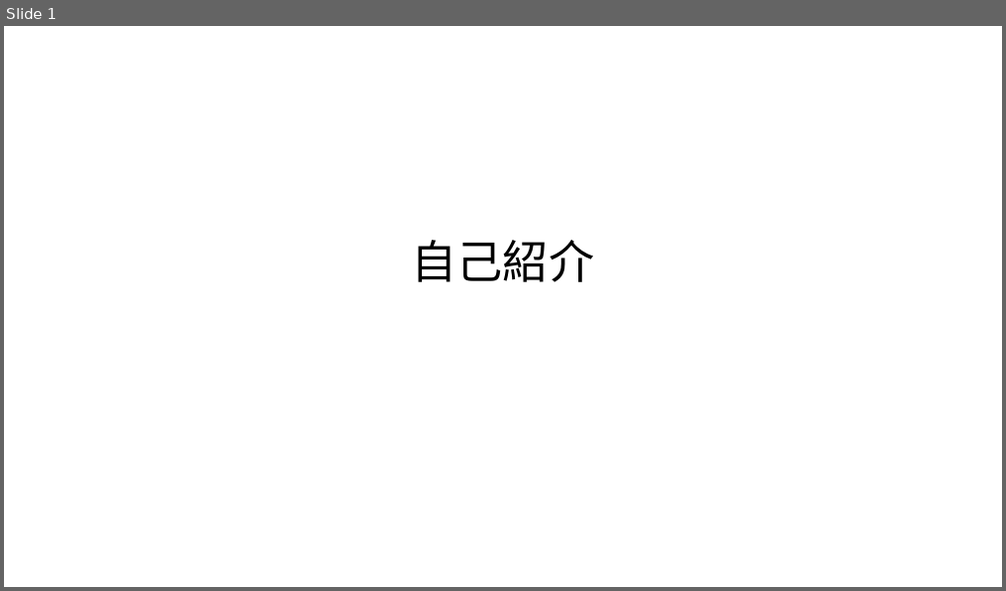
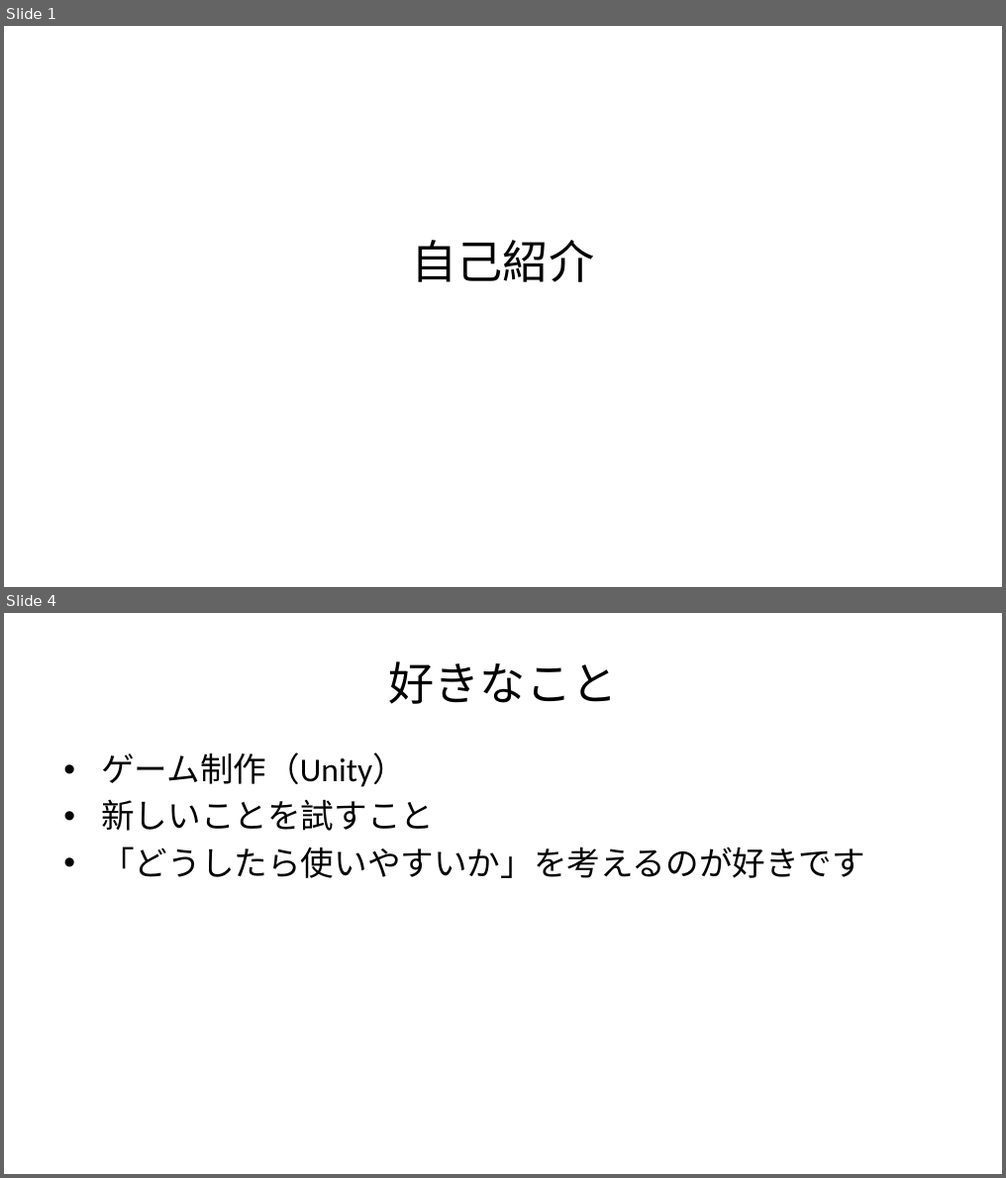
Before and after one commit to 427harinn/md-slide-tool, a slide deck: projects/selfintroduction/selfintroduction_pptx.pptx. Shown one above the other, each under a label of ours: slide 1 before the commit, slides 1 and 4 after it; the slides between them are not shown. The pictures are 1006x591 and 1006x1178 pixels, drawn with LibreOffice and Linux fonts; fonts in the diff are those of the drawing. Boxes give left, top, right and bottom in pixels: in the first picture for what was removed or moved away, otherwise in the second. Text is boxed around its words. In the diff, an @@ line names an element or a change of style, - is before the commit and + after.

```diff
--- a/projects/selfintroduction/selfintroduction_pptx.pptx
+++ b/projects/selfintroduction/selfintroduction_pptx.pptx
@@ slide 4 added at (4,613,1002,1174), background #FFFFFF @@
@@ title added at (388,662,617,704), 33 pt, text #000000 @@
+好きなこと
@@ text added at (101,753,865,878), 24 pt, text #000000 @@
+• ゲーム制作（Unity）
+• 新しいことを試すこと
+• 「どうしたら使いやすいか」を考えるのが好きです
```
Also in this commit, not shown: 1 slide changed, 3 other slides added, 1 slide removed, 4 other files.
